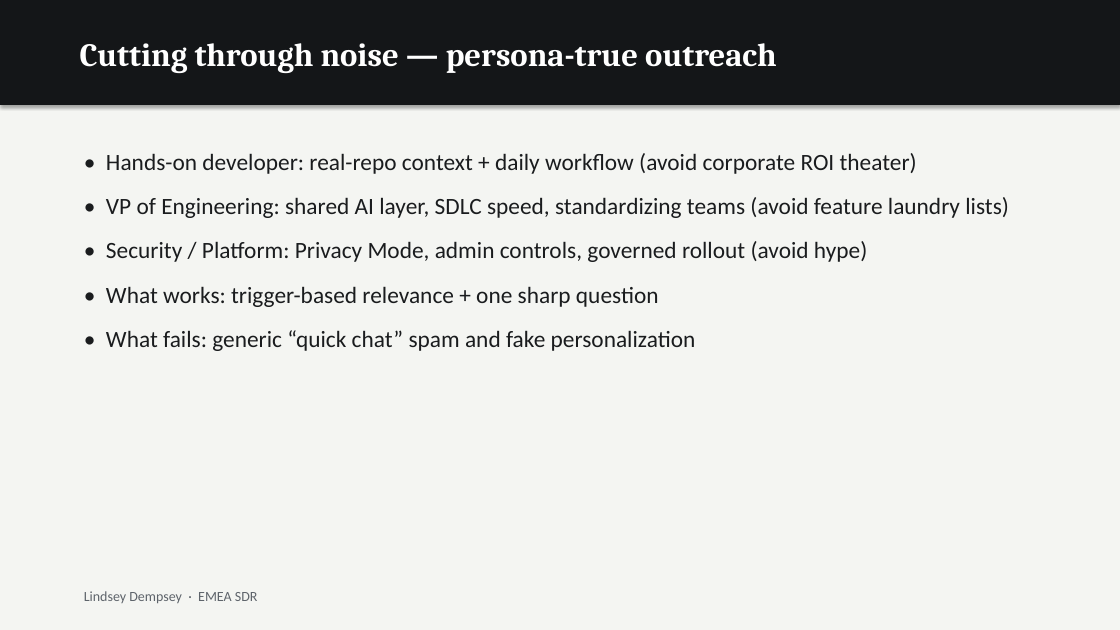
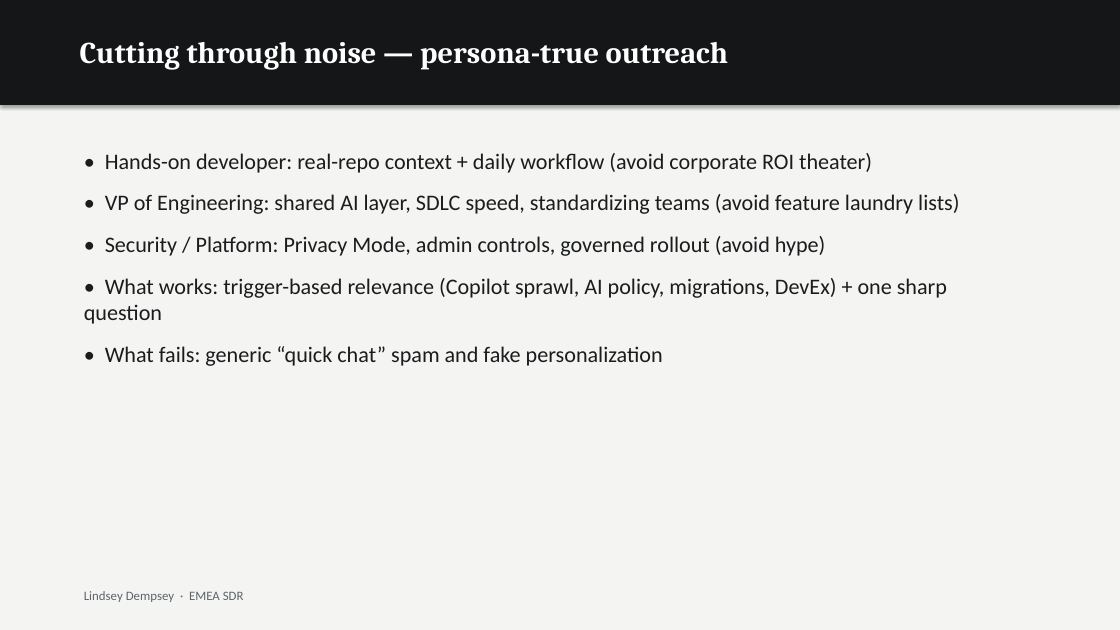
Before and after one commit to dempseli01-stack/lindsey, a slide deck: slide 18 of Lindsey_Presentation.pptx. Drawn at 1120x630 pixels with LibreOffice and Linux fonts; fonts in the diff are those of the drawing. Boxes give left, top, right and bottom in pixels: in the first picture for what was removed or moved away, otherwise in the second. Text is boxed around its words. In the diff, an @@ line names an element or a change of style, - is before the commit and + after.

```diff
--- a/Lindsey_Presentation.pptx
+++ b/Lindsey_Presentation.pptx
@@ text "Cutting through noise — persona-true ..." at box(80, 42, 728, 70): size 28 to 26 pt @@
@@ text at box(105, 153, 959, 366): size 20 to 19 pt in "• Hands-on developer: real-repo context + daily ...", "• VP of Engineering: shared AI layer, ...", "• Security / Platform: Privacy Mode, admin ...", "• What fails: generic “quick chat” spam ..."; less space between paragraphs @@
@@ text at box(84, 278, 947, 324): text changed; size 20 to 19 pt @@
-• What works: trigger-based relevance + one sharp question
+• What works: trigger-based relevance (Copilot sprawl, AI policy, migrations, DevEx) + one sharp question
@@ text "Lindsey Dempsey · EMEA SDR" at box(84, 591, 244, 602): size 12 to 11 pt @@
```
Also in this commit, not shown: 20 other slides changed, 2 other files.
